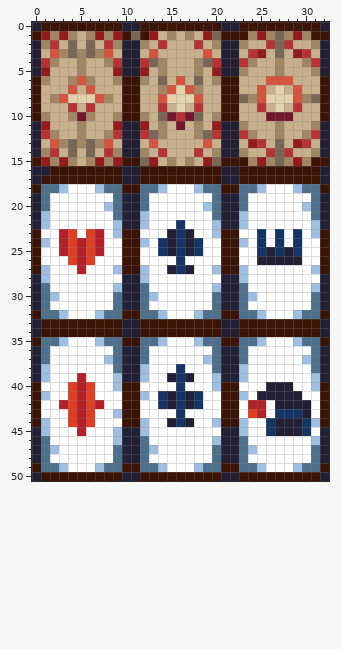
Two versions of one pixel-art sprite, Entities/Spells/CardDeck/Card.png. The picture above is the old version.
The file is 33x51 pixels. Colours within 5 levels of each other are drawn and written as one.
New version:
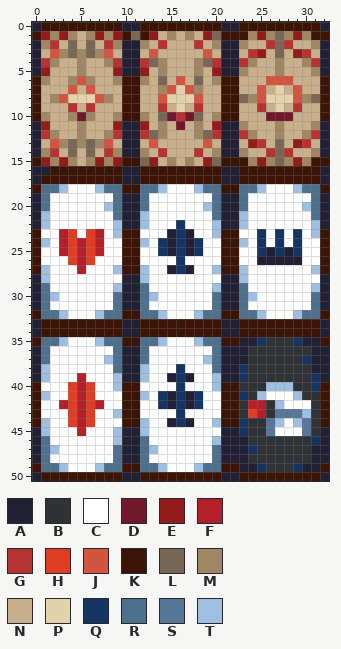
Palette (. is transparent): A #222034  B #303235  C #ffffff  D #73172d  E #941b1b  F #b4202a  G #b73333  H #df3e23  J #d5543f  K #3b1406  L #796755  M #a08662  N #c7b08b  P #e4d2aa  Q #143464  R #4d708c  S #56779a  T #9ebfe2
Author's note on the commit: nerf cards
Edits made:
@@ x 21..32 @@
 34 AAKKKKKKKKKA
-35 KKRRTCCCTRRK
-36 AARCCCCCCCRA
-37 AARCCCCCCTRA
-38 AATCCCCCCCRA
-39 AATCCCCCCCTA
-40 KKCCCAAACCTK
-41 KKTCAAAAACCK
-42 KKCFFCAAAACK
-43 KKCHFCQQQACK
-44 KKTCCQAAAQTK
-45 AATCCQAAAQCA
-46 AARCCCCCCCTA
-47 AARTCCCCCCRA
-48 AARCCCCCCCRA
-49 KKRRTCCCTRRK
+35 KKAAQBBBQAAK
+36 AAABBBBBBBAA
+37 AAABBBBBBQAA
+38 AAQBBBBBBBAA
+39 AAQBBBBBBBQA
+40 KKBBBTTTBBQK
+41 KKQBTCCCTBBK
+42 KKBFFBTCCCBK
+43 KKBHFBSSSTBK
+44 KKQBBSTCTSBK
+45 AAQBBSCCCSBA
+46 AAABBBBBBBQA
+47 AAAQBBBBBBAA
+48 AAABBBBBBBAA
+49 KKAAQBBBQAAK
 50 AAKKKKKKKKKA
Boxes around the changes in both pictures, in picture pixels (x1, y1, x2, y2):
changed: (239, 337, 320, 472)
